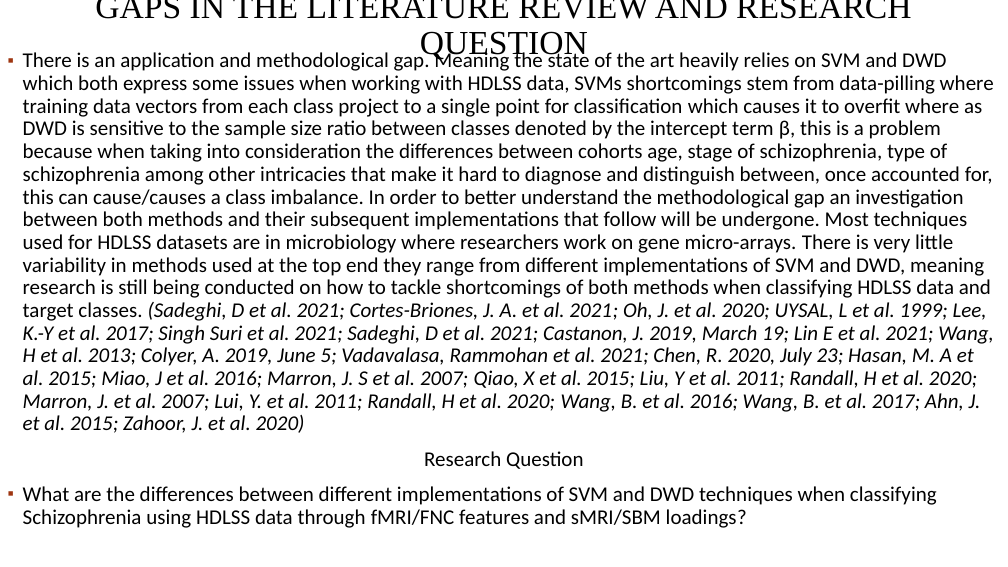
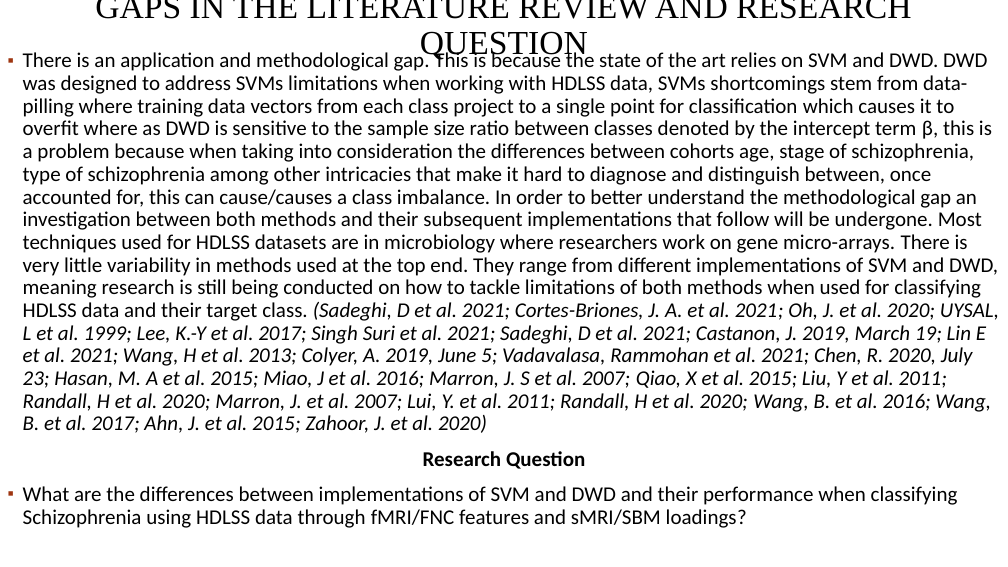
Before and after one commit to Maks-Drzezdzon/Masters-Classes-L-O, a slide deck: slide 3 of Research Design & Proposal Writting/Assignment 2/c15311966_second_assignment.pptx. Drawn at 1008x567 pixels with LibreOffice and Linux fonts; fonts in the diff are those of the drawing; background and template pictures are left out. Boxes give left, top, right and bottom in pixels: in the first picture for what was removed or moved away, otherwise in the second. Text is boxed around its words. In the diff, an @@ line names an element or a change of style, - is before the commit and + after.

Commit message:
more work stuff

```diff
--- a/Research Design & Proposal Writting/Assignment 2/c15311966_second_assignment.pptx
+++ b/Research Design & Proposal Writting/Assignment 2/c15311966_second_assignment.pptx
@@ text at [23, 50, 999, 433]: text changed @@
-▪ There is an application and methodological gap. Meaning the state of the art heavily relies on SVM and DWD which both express some issues when working with HDLSS data, SVMs shortcomings stem from data-pilling where training data vectors from each class project to a single point for classification which causes it to overfit where as DWD is sensitive to the sample size ratio between classes denoted by the intercept term β, this is a problem because when taking into consideration the differences between cohorts age, stage of schizophrenia, type of schizophrenia among other intricacies that make it hard to diagnose and distinguish between, once accounted for, this can cause/causes a class imbalance. In order to better understand the methodological gap an investigation between both methods and their subsequent implementations that follow will be undergone. Most techniques used for HDLSS datasets are in microbiology where researchers work on gene micro-arrays. There is very little variability in methods used at the top end they range from different implementations of SVM and DWD, meaning research is still being conducted on how to tackle shortcomings of both methods when classifying HDLSS data and target classes. (Sadeghi, D et al. 2021; Cortes-Briones, J. A. et al. 2021; Oh, J. et al. 2020; UYSAL, L et al. 1999; Lee, K.-Y et al. 2017; Singh Suri et al. 2021; Sadeghi, D et al. 2021; Castanon, J. 2019, March 19; Lin E et al. 2021; Wang, H et al. 2013; Colyer, A. 2019, June 5; Vadavalasa, Rammohan et al. 2021; Chen, R. 2020, July 23; Hasan, M. A et al. 2015; Miao, J et al. 2016; Marron, J. S et al. 2007; Qiao, X et al. 2015; Liu, Y et al. 2011; Randall, H et al. 2020; Marron, J. et al. 2007; Lui, Y. et al. 2011; Randall, H et al. 2020; Wang, B. et al. 2016; Wang, B. et al. 2017; Ahn, J. et al. 2015; Zahoor, J. et al. 2020)
+▪ There is an application and methodological gap. This is because the state of the art relies on SVM and DWD. DWD was designed to address SVMs limitations when working with HDLSS data, SVMs shortcomings stem from data-pilling where training data vectors from each class project to a single point for classification which causes it to overfit where as DWD is sensitive to the sample size ratio between classes denoted by the intercept term β, this is a problem because when taking into consideration the differences between cohorts age, stage of schizophrenia, type of schizophrenia among other intricacies that make it hard to diagnose and distinguish between, once accounted for, this can cause/causes a class imbalance. In order to better understand the methodological gap an investigation between both methods and their subsequent implementations that follow will be undergone. Most techniques used for HDLSS datasets are in microbiology where researchers work on gene micro-arrays. There is very little variability in methods used at the top end. They range from different implementations of SVM and DWD, meaning research is still being conducted on how to tackle limitations of both methods when used for classifying HDLSS data and their target class. (Sadeghi, D et al. 2021; Cortes-Briones, J. A. et al. 2021; Oh, J. et al. 2020; UYSAL, L et al. 1999; Lee, K.-Y et al. 2017; Singh Suri et al. 2021; Sadeghi, D et al. 2021; Castanon, J. 2019, March 19; Lin E et al. 2021; Wang, H et al. 2013; Colyer, A. 2019, June 5; Vadavalasa, Rammohan et al. 2021; Chen, R. 2020, July 23; Hasan, M. A et al. 2015; Miao, J et al. 2016; Marron, J. S et al. 2007; Qiao, X et al. 2015; Liu, Y et al. 2011; Randall, H et al. 2020; Marron, J. et al. 2007; Lui, Y. et al. 2011; Randall, H et al. 2020; Wang, B. et al. 2016; Wang, B. et al. 2017; Ahn, J. et al. 2015; Zahoor, J. et al. 2020)
@@ text at [423, 451, 585, 469]: bold on in "Research Question" @@
@@ text at [23, 486, 958, 528]: text changed @@
-▪ What are the differences between different implementations of SVM and DWD techniques when classifying Schizophrenia using HDLSS data through fMRI/FNC features and sMRI/SBM loadings?
+▪ What are the differences between implementations of SVM and DWD and their performance when classifying Schizophrenia using HDLSS data through fMRI/FNC features and sMRI/SBM loadings?
```
Also in this commit, not shown: 3 other slides changed, 1 slide added.
